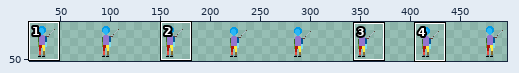
Edited in one commit: sprite sheet (The Fallen Guardian/Assets/Art/Characters/Player/Idle/Player_Idle_Left.png). Above: a wide view before the commit, with the close-up outlined.
Close-up. Old version:
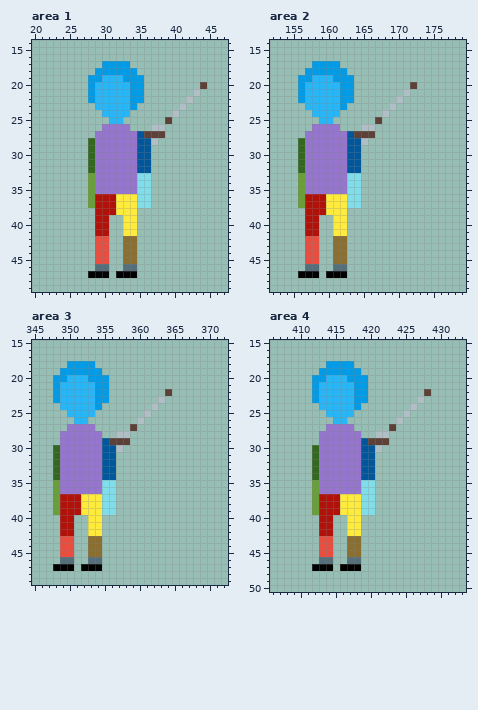
The file is 512x64 pixels. Shown: area 1: x 20..47, y 14..49; area 2: x 152..179, y 14..49; area 3: x 345..372, y 15..49; area 4: x 406..433, y 15..50. The wide view leaves out empty margins. The commit also changed other parts of the picture, which this record leaves out.
And afterwards:
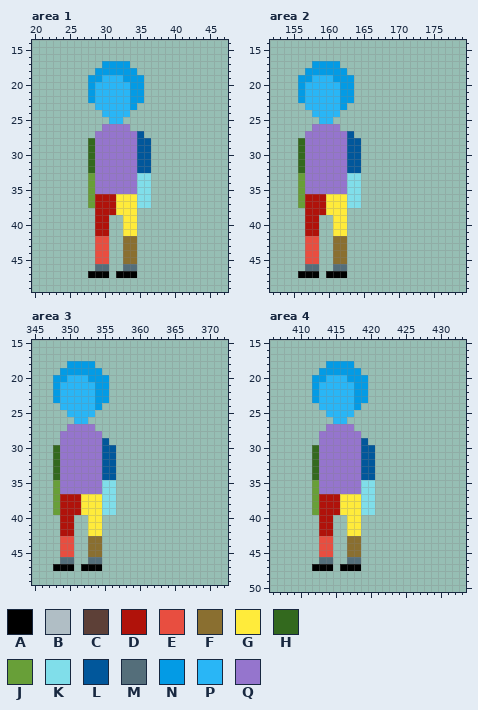
Palette (. is transparent): A #000000  B #b0bec5  C #5d4037  D #b0120a  E #e84e40  F #8a6f30  G #ffeb3b  H #33691e  J #689f38  K #80deea  L #01579b  M #546e7a  N #039be5  P #29b6f6  Q #9575cd
The exact change:
{"where": "area 1"}
{"y":20,"x":44,"old":"C","new":"."}
{"y":21,"x":43,"old":"B","new":"."}
{"y":22,"x":42,"old":"B","new":"."}
{"y":23,"x":41,"old":"B","new":"."}
{"y":24,"x":40,"old":"B","new":"."}
{"y":25,"x":39,"old":"C","new":"."}
{"y":26,"x":37,"old":"BB","new":".."}
{"y":27,"x":36,"old":"CCC","new":"..."}
{"y":28,"x":37,"old":"B","new":"."}
{"where": "area 2"}
{"y":20,"x":172,"old":"C","new":"."}
{"y":21,"x":171,"old":"B","new":"."}
{"y":22,"x":170,"old":"B","new":"."}
{"y":23,"x":169,"old":"B","new":"."}
{"y":24,"x":168,"old":"B","new":"."}
{"y":25,"x":167,"old":"C","new":"."}
{"y":26,"x":165,"old":"BB","new":".."}
{"y":27,"x":164,"old":"CCC","new":"..."}
{"y":28,"x":165,"old":"B","new":"."}
{"where": "area 3"}
{"y":22,"x":364,"old":"C","new":"."}
{"y":23,"x":363,"old":"B","new":"."}
{"y":24,"x":362,"old":"B","new":"."}
{"y":25,"x":361,"old":"B","new":"."}
{"y":26,"x":360,"old":"B","new":"."}
{"y":27,"x":359,"old":"C","new":"."}
{"y":28,"x":357,"old":"BB","new":".."}
{"y":29,"x":356,"old":"CCC","new":"..."}
{"y":30,"x":357,"old":"B","new":"."}
{"where": "area 4"}
{"y":22,"x":428,"old":"C","new":"."}
{"y":23,"x":427,"old":"B","new":"."}
{"y":24,"x":426,"old":"B","new":"."}
{"y":25,"x":425,"old":"B","new":"."}
{"y":26,"x":424,"old":"B","new":"."}
{"y":27,"x":423,"old":"C","new":"."}
{"y":28,"x":421,"old":"BB","new":".."}
{"y":29,"x":420,"old":"CCC","new":"..."}
{"y":30,"x":421,"old":"B","new":"."}
{"label":"erased","picture_box":[144,82,207,145]}
{"label":"erased","picture_box":[354,82,417,145]}
{"label":"erased","picture_box":[109,389,172,452]}
{"label":"erased","picture_box":[368,389,431,452]}
